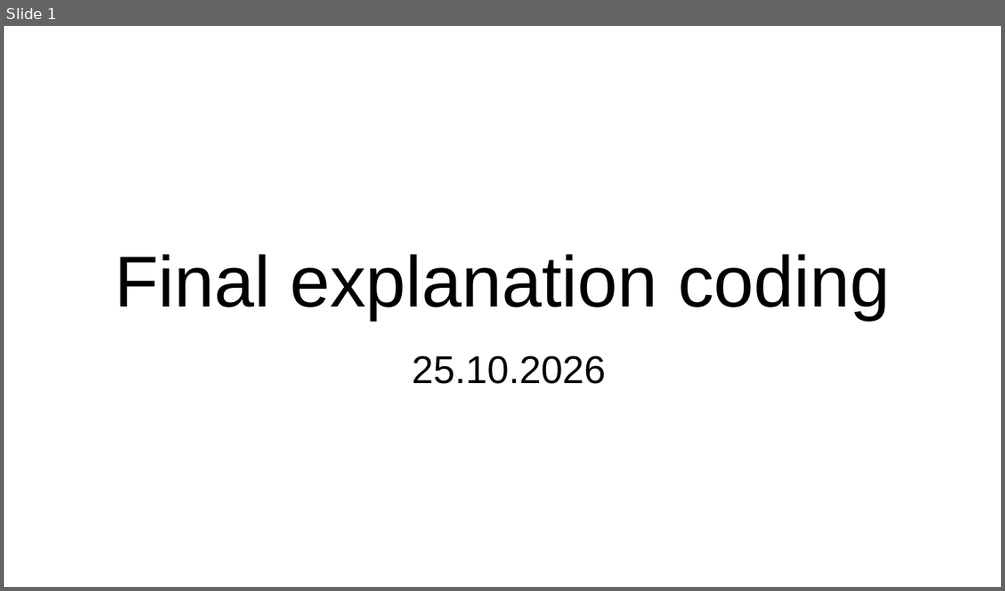
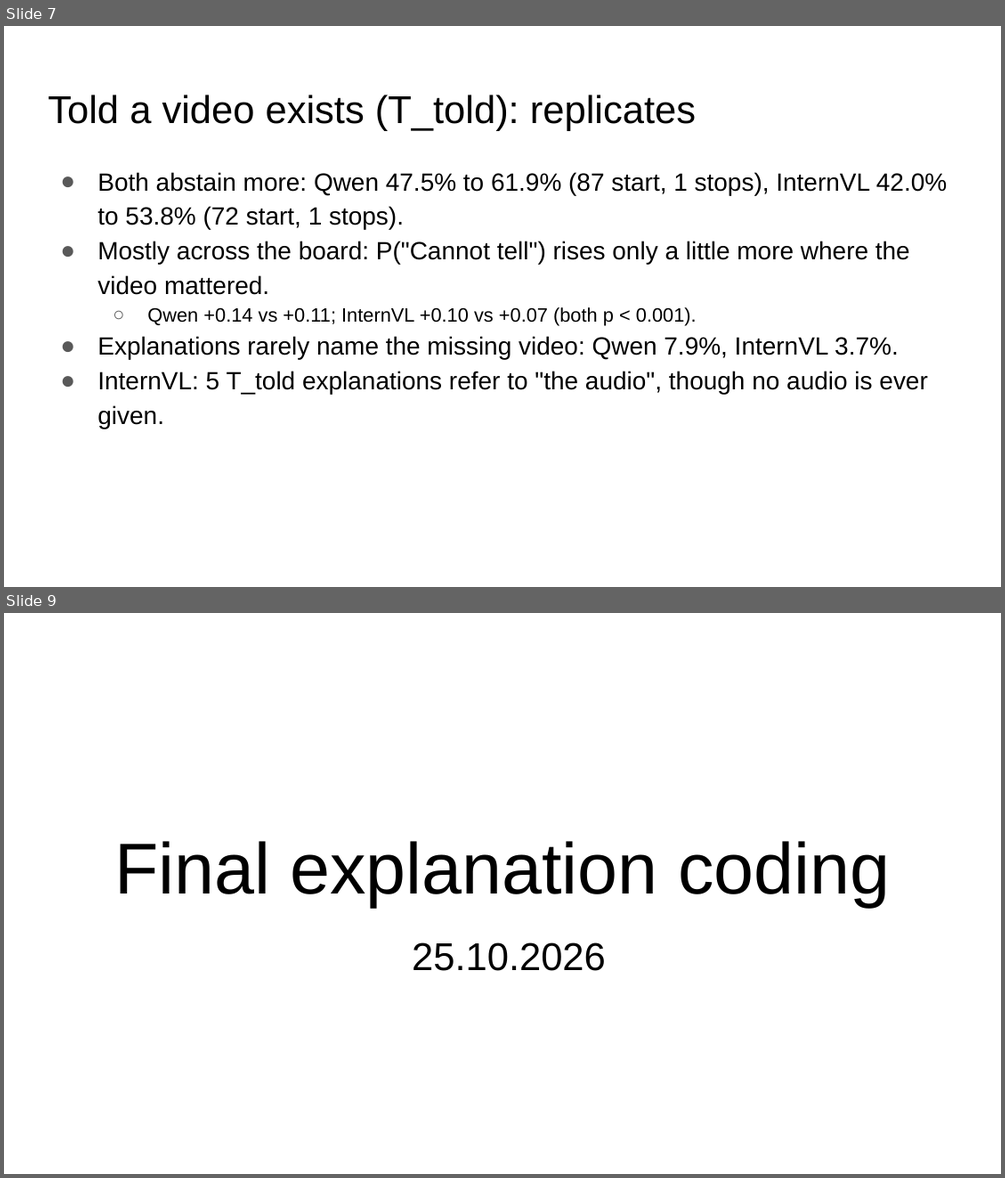
Before and after one commit to seriozh1/ai-alignment-demands-emotions, a slide deck: files/AI Alignemnt Emotions all slides.pptx. Shown one above the other, each under a label of ours: slide 1 before the commit, slides 7 and 9 after it; the slides between them are not shown. The pictures are 1005x591 and 1005x1178 pixels, drawn with LibreOffice and Linux fonts; fonts in the diff are those of the drawing. Boxes give left, top, right and bottom in pixels: in the first picture for what was removed or moved away, otherwise in the second. Text is boxed around its words. In the diff, an @@ line names an element or a change of style, - is before the commit and + after.

Commit message:
3-rd model qwen_v1 test

```diff
--- a/files/AI Alignemnt Emotions all slides.pptx
+++ b/files/AI Alignemnt Emotions all slides.pptx
@@ slide 7 added at box(4, 26, 1001, 587), background #FFFFFF @@
@@ title added at box(48, 95, 696, 131), 28 pt, text #000000 @@
+Told a video exists (T_told): replicates
@@ text added at box(97, 172, 947, 428), 18 pt, text #000000 @@
+● Both abstain more: Qwen 47.5% to 61.9% (87 start, 1 stops), InternVL 42.0% to 53.8% (72 start, 1 stops).
+● Mostly across the board: P("Cannot tell") rises only a little more where the video mattered.
+  ○ Qwen +0.14 vs +0.11; InternVL +0.10 vs +0.07 (both p < 0.001).
+● Explanations rarely name the missing video: Qwen 7.9%, InternVL 3.7%.
+● InternVL: 5 T_told explanations refer to "the audio", though no audio is ever given.
@@ what was slide 1 is now slide 9 @@
```
Also in this commit, not shown: 7 other slides added, 29 other files.
